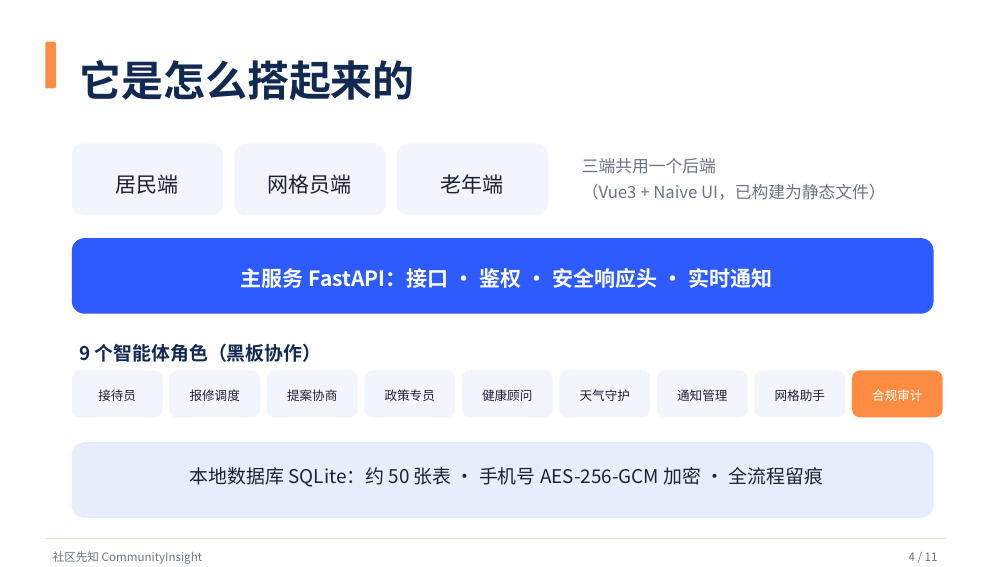
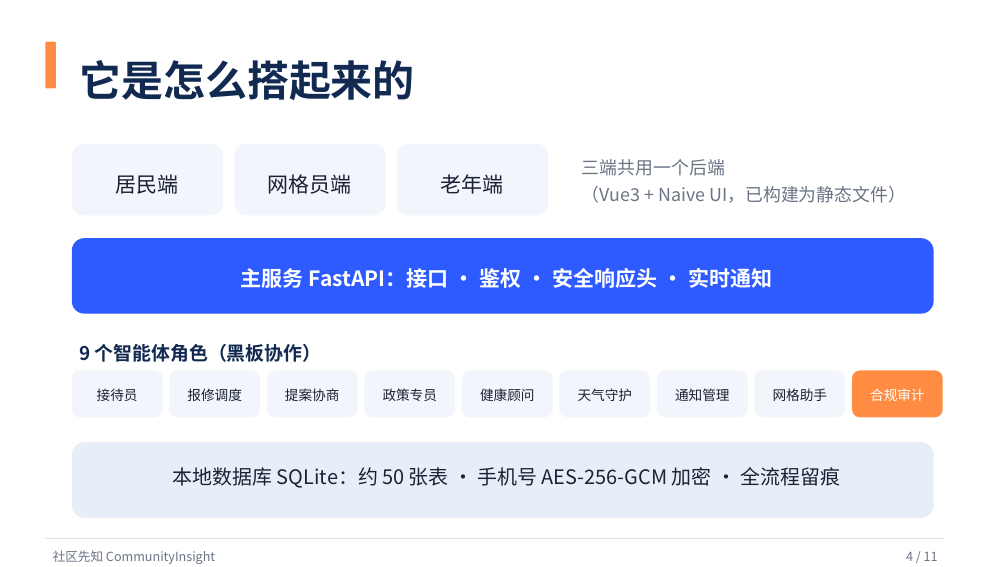
Before and after one commit to woshuofengsu/campus-insight-agent, a slide deck: slide 4 of docs/competition/9月22日路演-社区先知.pptx. Drawn at 1008x567 pixels with LibreOffice and Linux fonts; fonts in the diff are those of the drawing. Boxes give left, top, right and bottom in pixels: in the first picture for what was removed or moved away, otherwise in the second. Text is boxed around its words. In the diff, an @@ line names an element or a change of style, - is before the commit and + after.

Commit message:
整体优化：全局字号提升 + 一页 A4 提词卡 + 修掉本门禁一处误报
一、deck 全局体检（把 15 页的图片数/文字量/最小字号全量出来再动手）
- 发现问题：内容里的说明文字有大量 13–15pt（投影后排看不清）；页脚 11pt
- 处理：内容文字一律提到 ≥16pt、页脚 12pt
  第 3 页三端说明 13→15、右栏 18→19；第 4 页角色格 12→13、说明 16→17、底部 18→19；
  第 5 页执行链说明 14→16；第 7 页步骤说明 14→16；第 8 页图注 14→16；
  第 9 页功能说明 15→16；附录 1 说明 18→19；附录 2 答案 15→16
- 复检：内容最小字号 15pt（仅页内小标签），其余 ≥16pt；几何门禁仍 0 问题

二、新增《9月22日提词卡-A4.md》——台上只看这一张
- 12 步翻页动线表：每步「页 / 一句话 / 秒 / 累计」（5:58 卡点）
- 三个"绝不砍"：开场故事 · 第 5 页双层防线 · 第 11 页主动认短板与三个诉求
- 超时砍页顺序 + 四个时间检查点
- 被追问时翻哪页（备用 2 页 / 附录 2 页）与万能三句
- 三种意外各一句话 + 上台前 3 分钟清单
- 已接入 build_html / export_pdf：生成 HTML 与 A4 PDF（247KB）

三、修掉项目完整性门禁的一处误报（门禁自己也需要被检验）
- 症状：把路演 PPT（.pptx）入库后，test_tracked_text_files_are_valid_utf8 判它"不是合法 UTF-8"
- 根因：BINARY_EXT 白名单没排除 Office 格式（.pptx/.docx/.xlsx 同为 ZIP 容器）
- 修法：补齐 .pptx/.ppt/.doc/.xls/.7z/.rar/.gz，并注明这次踩坑原因
- 复跑：完整性 + 模板门禁 13 passed；ruff 0；check_claims 通过（638 口径一致）

四、PPT 预览 PDF 已按新字号重新导出（15 页，697KB）

```diff
--- a/docs/competition/9月22日路演-社区先知.pptx
+++ b/docs/competition/9月22日路演-社区先知.pptx
@@ text "三端共用一个后端" at bbox=[582, 159, 906, 203]: size 16 to 17 pt @@
@@ size 12 to 13 pt in 9 elements at bbox=[97, 388, 138, 401], bbox=[187, 388, 241, 401], bbox=[285, 388, 339, 401], bbox=[383, 388, 437, 401], bbox=[480, 388, 534, 401], bbox=[578, 388, 632, 401], bbox=[675, 388, 729, 401], bbox=[773, 388, 827, 401], bbox=[870, 388, 924, 401] @@
@@ text "本地数据库 SQLite：约 50 张表 · ..." at bbox=[173, 467, 841, 488]: size 18 to 19 pt @@
@@ text "社区先知 CommunityInsight" at bbox=[53, 550, 215, 564]: size 11 to 12 pt @@
@@ text "4 / 11" at bbox=[906, 552, 938, 561]: size 11 to 12 pt @@
```
Also in this commit, not shown: 11 other slides changed, 6 other files.
